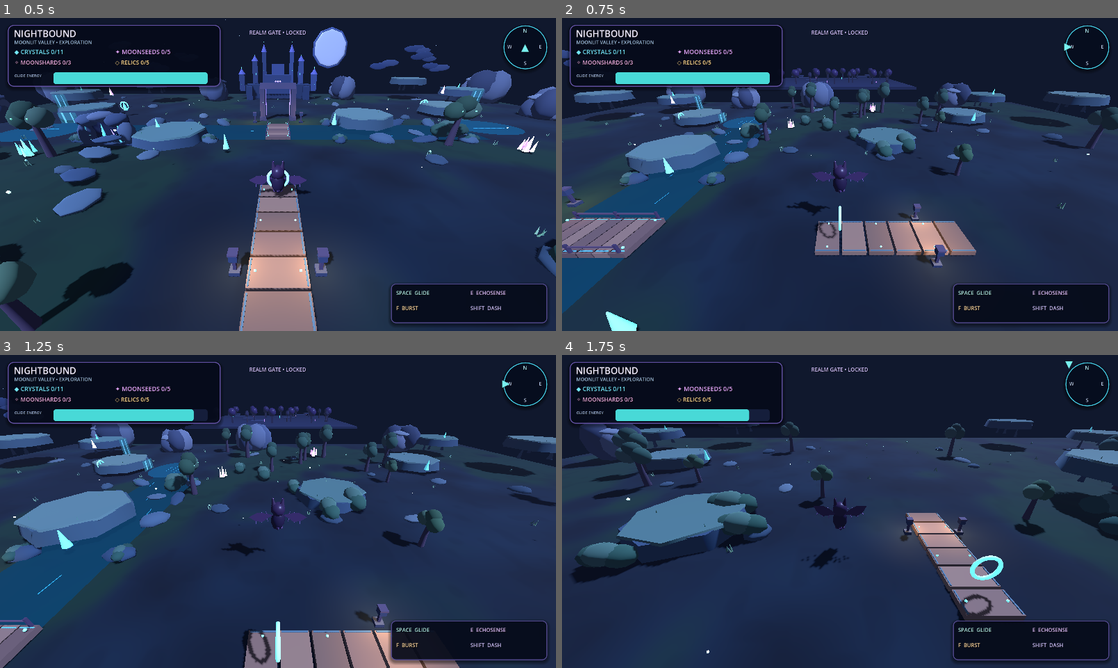
Above: before the commit, frames 1-4 (two rows, left to right).
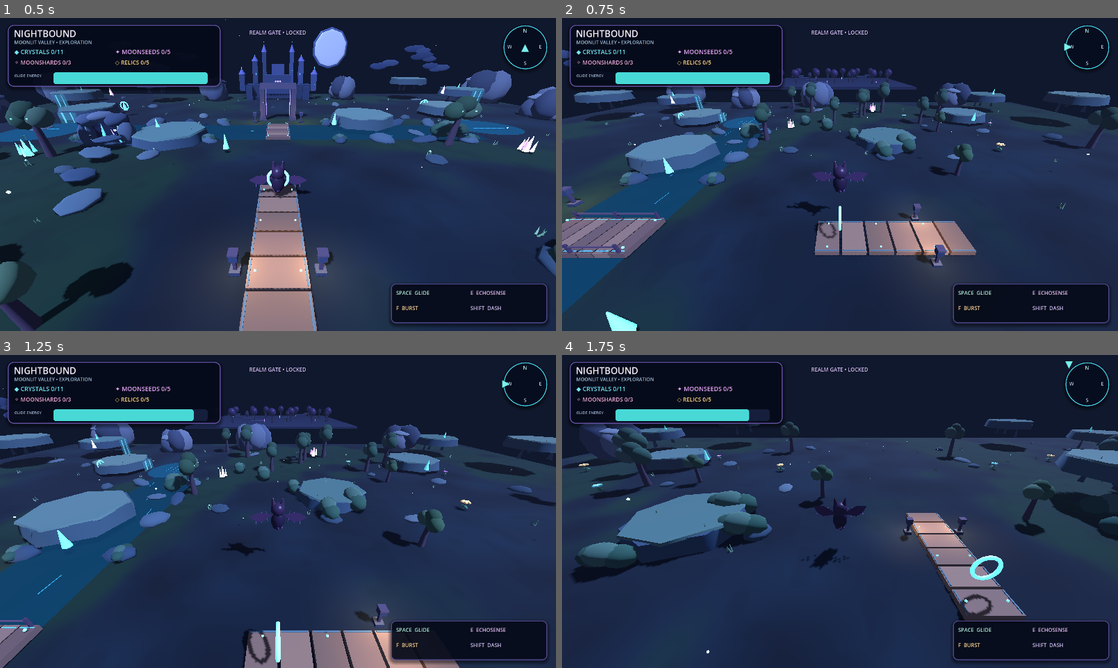
Above: after the commit, the same moments.

Repository: Dynamon91/nightbound
Game: Godot game, scene res://scenes/main.tscn
Two runs of this game, one before a commit and one after it. Both use one fixed random seed, a clock stepped at 60 frames per second and the inputs below.
Inputs:
- Up to frame 1 (0.5 s): no input
- Up to frame 2 (0.75 s): hold D (move_right) from 0.53 s (still down); hold Space (jump) from 0.53 s (still down)
- Up to frame 3 (1.25 s): keep holding D (move_right); keep holding Space (jump)
- Up to frame 4 (1.75 s): release D (move_right) at 1.28 s; release Space (jump) at 1.28 s; hold S (move_back) from 1.28 s (still down); tap F (burst) at 1.35 s; tap Space (jump) at 1.52, 1.55 s

Frame 1 is identical in both runs. In frame 2, less than 0.1% of the frame differs, in the area x 61-80%, y 27-43%; in frame 3, less than 0.1%; in frame 4, 0.1%, in the area x 3-89%, y 31-45%.

Commit message:
art: add luminous low-poly moonflowers along valley edges

Diff:
--- a/scripts/main.gd
+++ b/scripts/main.gd
@@ -602,6 +602,66 @@
 	ground_material.shader=ground_shader
 	ground.material_override=ground_material
 
+func build_moonflowers()->void:
+	# Bright, faceted flowers populate the near-ground edges while keeping the jumping lane clear.
+	var flower_positions:Array[Vector3]=[
+		Vector3(-20.0,0.02,8.0),Vector3(-30.0,0.02,14.0),Vector3(-39.0,0.02,21.0),
+		Vector3(-25.0,0.02,27.0),Vector3(-42.0,0.02,32.0),
+		Vector3(20.0,0.02,9.0),Vector3(30.0,0.02,15.0),Vector3(39.0,0.02,22.0),
+		Vector3(25.0,0.02,28.0),Vector3(42.0,0.02,33.0),Vector3(-14.0,0.02,23.0),Vector3(14.0,0.02,22.0)
+	]
+	var petal_colors:Array[Color]=[Color("#d28aff"),Color("#ff9dce"),Color("#78dff4"),Color("#ffd58b")]
+	for flower_index in range(flower_positions.size()):
+		var p:Vector3=flower_positions[flower_index]
+		var size_value:=.78+float(flower_index%4)*.12
+		var stem:=MeshInstance3D.new()
+		var stem_mesh:=CylinderMesh.new()
+		stem_mesh.top_radius=.025
+		stem_mesh.bottom_radius=.06
+		stem_mesh.height=.72*size_value
+		stem_mesh.radial_segments=5
+		stem.mesh=stem_mesh
+		stem.position=p+Vector3(0,.36*size_value,0)
+		stem.material_override=mat(Color("#3d795b"),.94)
+		add_child(stem)
+		for leaf_index in range(2):
+			var leaf:=MeshInstance3D.new()
+			var leaf_mesh:=SphereMesh.new()
+			leaf_mesh.radius=1.0
+			leaf_mesh.height=2.0
+			leaf_mesh.radial_segments=6
+			leaf_mesh.rings=3
+			leaf.mesh=leaf_mesh
+			var leaf_side:float=-1.0 if leaf_index==0 else 1.0
+			leaf.position=p+Vector3(leaf_side*.18*size_value,.31*size_value,.035)
+			leaf.scale=Vector3(.23*size_value,.075*size_value,.13*size_value)
+			leaf.rotation.z=-leaf_side*.32
+			leaf.material_override=mat(Color("#4e986b") if leaf_index==0 else Color("#70a875"),.94)
+			add_child(leaf)
+		var petal_material:=mat(petal_colors[flower_index%petal_colors.size()],.55)
+		petal_material.emission_enabled=true
+		petal_material.emission=petal_colors[flower_index%petal_colors.size()]
+		petal_material.emission_energy_multiplier=.42
+		for petal_index in range(5):
+			var angle:=float(petal_index)*TAU/5.0
+			var petal:=MeshInstance3D.new()
+			var petal_mesh:=SphereMesh.new()
+			petal_mesh.radius=1.0
+			petal_mesh.height=2.0
+			petal_mesh.radial_segments=6
+			petal_mesh.rings=3
+			petal.mesh=petal_mesh
+			petal.position=p+Vector3(cos(angle)*.22*size_value,.72*size_value,sin(angle)*.22*size_value)
+			petal.scale=Vector3(.2*size_value,.11*size_value,.145*size_value)
+			petal.rotation.y=-angle
+			petal.material_override=petal_material
+			add_child(petal)
+		var core:=orb(self,p+Vector3(0,.75*size_value,0),.105*size_value,Color("#fff0ad"))
+		var core_material:=core.material_override as StandardMaterial3D
+		core_material.emission_enabled=true
+		core_material.emission=Color("#ffe69a")
+		core_material.emission_energy_multiplier=1.1
+
 func build_valley_ground_detail()->void:
 	# Keep a clear central traversal corridor while adding foreground and side-plane texture.
 	var rock_colors:Array[Color]=[Color("#435968"),Color("#536979"),Color("#384d5e"),Color("#617582")]
@@ -654,6 +714,7 @@
 	build_entry_bridge()
 	build_river_crossing()
 	build_valley_ground_detail()
+	build_moonflowers()
 	build_crystal_cluster(Vector3(-23,.85,-4),Color("#62dcff"),1.15)
 	build_crystal_cluster(Vector3(24,.85,-5),Color("#d492ff"),1.12)
 	build_crystal_cluster(Vector3(-36,1.2,9),Color("#78e8ff"),1.4)
